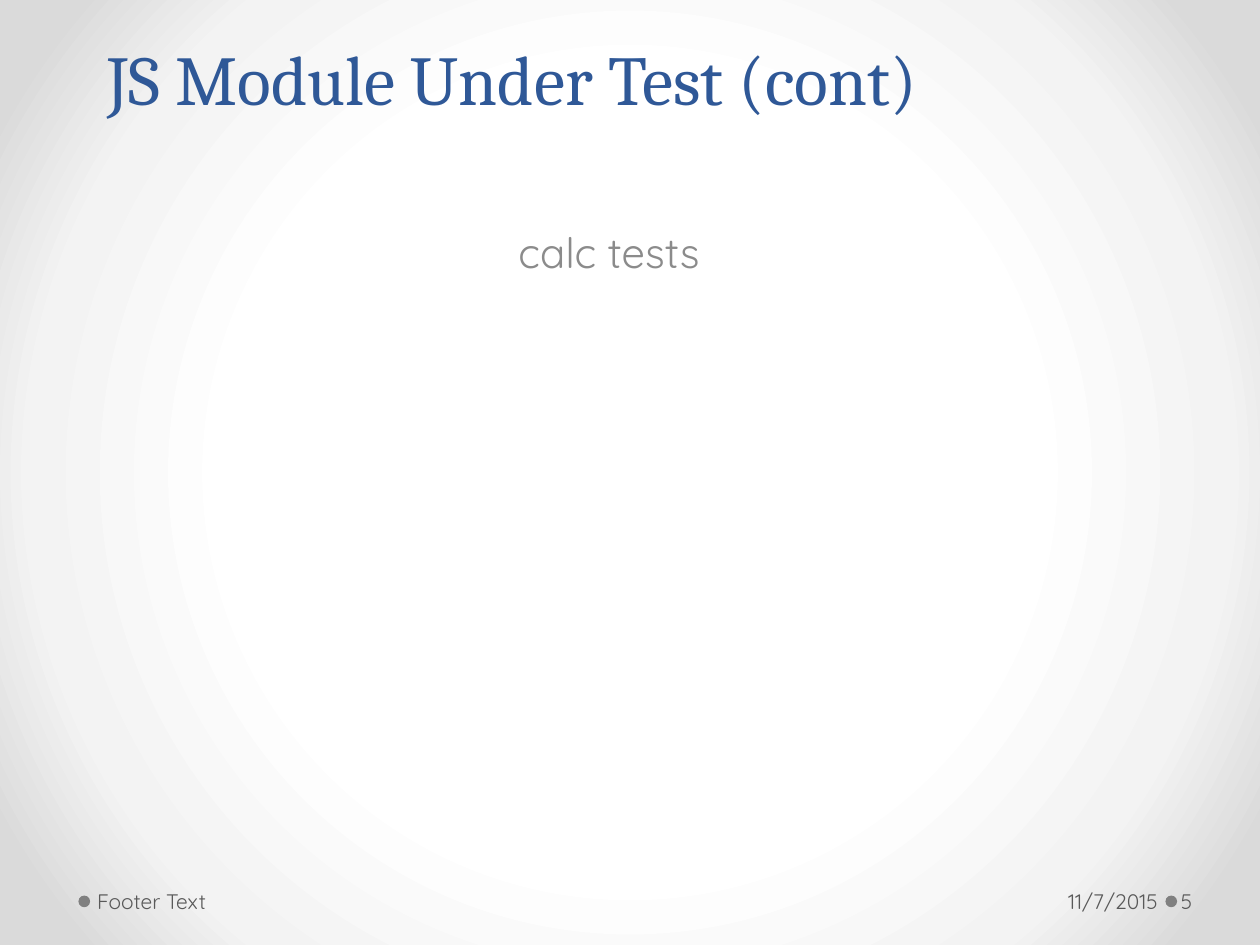
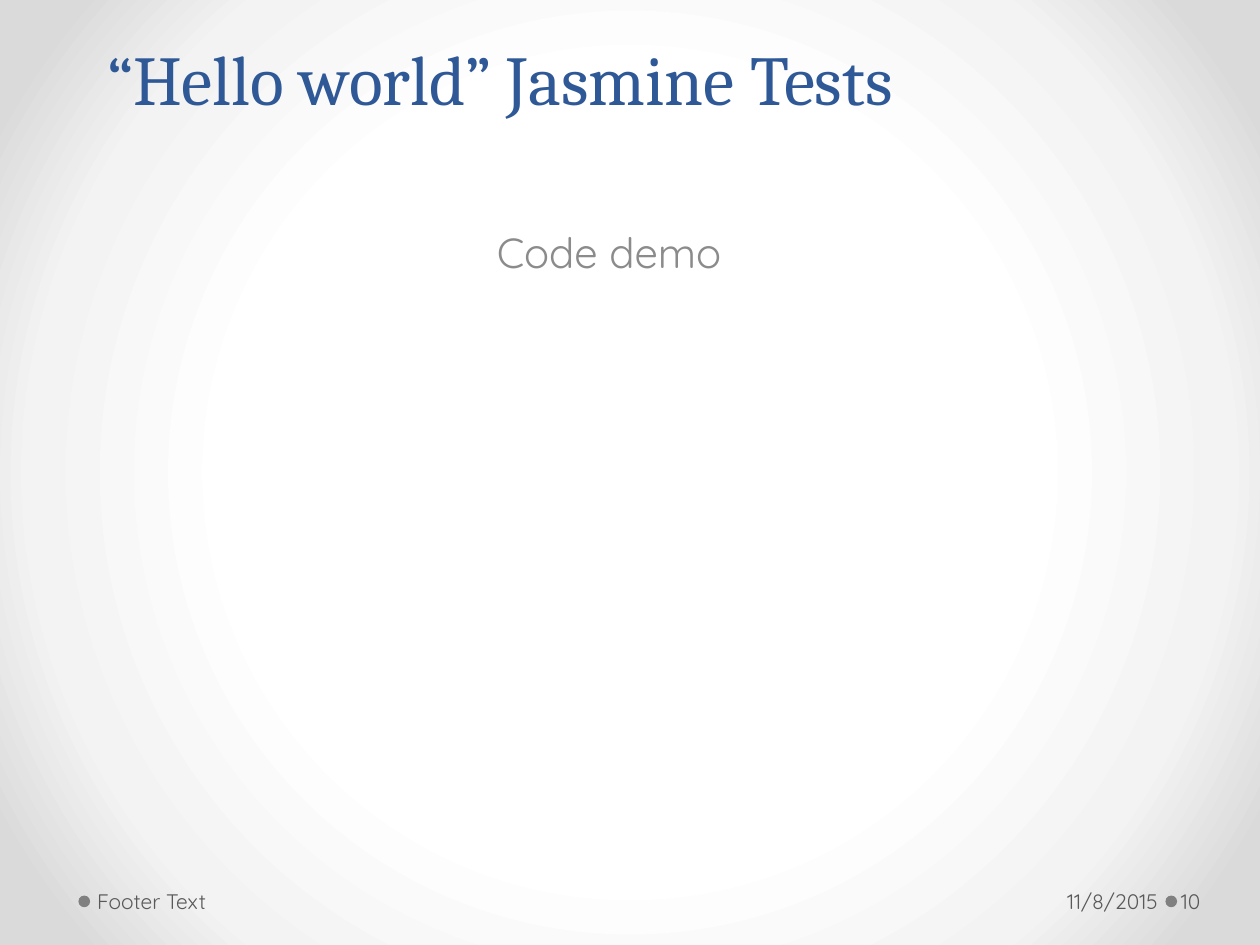
Before and after one commit to h-t-tran/work, a slide deck: slide 10 of brownbag/jamine/tech-presentation-jasmine.pptx (slide 5 before the commit). Drawn at 1260x945 pixels with LibreOffice and Linux fonts; fonts in the diff are those of the drawing. Boxes give left, top, right and bottom in pixels: in the first picture for what was removed or moved away, otherwise in the second. Text is boxed around its words. In the diff, an @@ line names an element or a change of style, - is before the commit and + after.

```diff
--- a/brownbag/jamine/tech-presentation-jasmine.pptx
+++ b/brownbag/jamine/tech-presentation-jasmine.pptx
@@ title at <box>107,56,893,119</box>: text changed @@
-JS Module Under Test (cont)
+“Hello world” Jasmine Tests
@@ subtitle at <box>497,237,721,269</box>: text changed @@
-calc tests
+Code demo
@@ text at <box>1067,892,1158,912</box>: text changed @@
-11/7/2015
+11/8/2015
@@ page number at <box>1181,894,1200,909</box>: text changed @@
-5
+10
```
Also in this commit, not shown: 12 other slides changed, 5 slides added, 21 other files.
